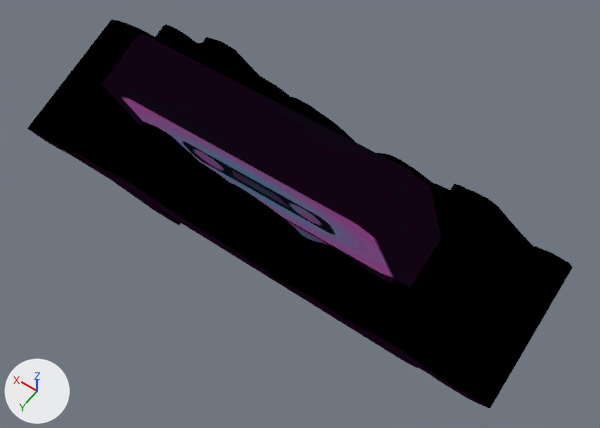
An edit to the glTF model public/assets/goldens/ps2_save-icons_gta-vicecity.glb, drawn before and after from the same camera.
Both versions are drawn from a 50 mm lens placed at (-1.89, 2.32, 6.37), pointed at (-0.02, -0.31, 2.24). Lighting does not change. The marker at lower left points along +X, +Y and +Z. The picture after the commit comes second. Vertices at exactly the same position are counted once.

The scene before the commit, as lines of its bpy script (objects in view):
```python
me_gta_vicecity = bpy.data.meshes.new('GTA ViceCity')
me_gta_vicecity.from_pydata(...)  # 216 vertices, 448 faces; spans x -1.58..2.02, y -1.18..0.43, z 1.36..3.42
me_gta_vicecity.materials.append(mat_ps2_icon)
ob_gta_vicecity = bpy.data.objects.new('GTA ViceCity', me_gta_vicecity)
ob_gta_vicecity.location = (0.0, 0.0, 0.0)
```
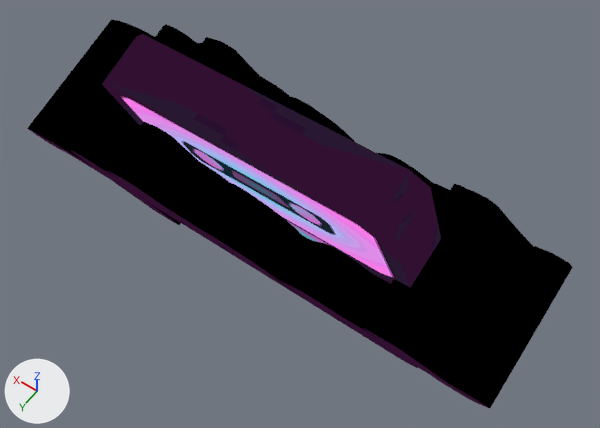
Changed parts and their boxes [x1, y1, x2, y2] in the pictures (600 x 428 px):
part 1 of me_gta_vicecity, recoloured (lighter): [33, 32, 488, 408] in both

What the commit changed:
me_gta_vicecity has 216 vertices, 448 faces and spans x -1.58..2.02, y -1.18..0.43, z 1.36..3.42.
me_gta_vicecity is used by ob_gta_vicecity; location (0.0, 0.0, 0.0).
me_gta_vicecity part 1: 448 faces centred in x -1.57..2.01, y -1.16..0.4, z 1.39..3.39 are repainted in the vertex colours; the middle colour goes from grey #808080 to white #ffffff.
